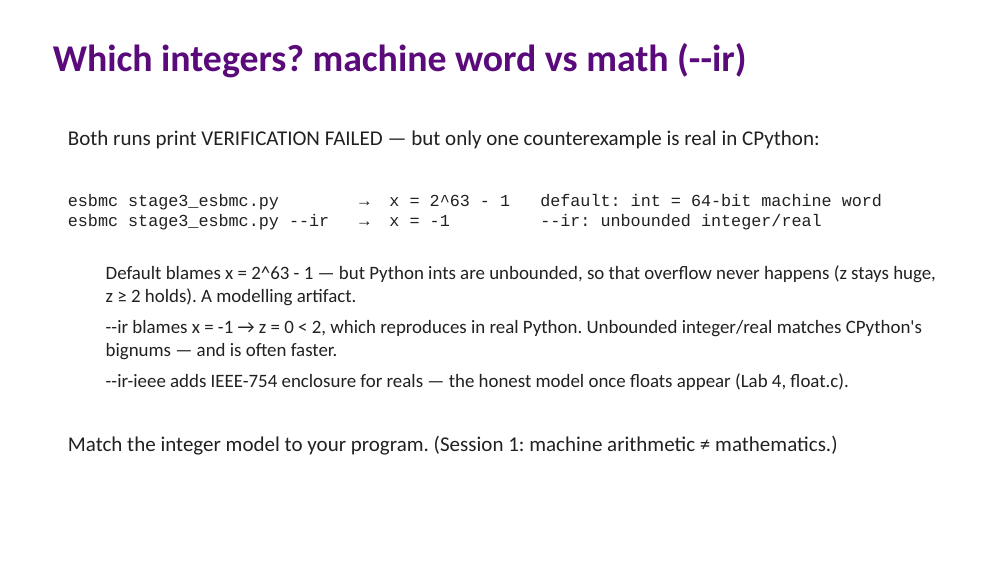
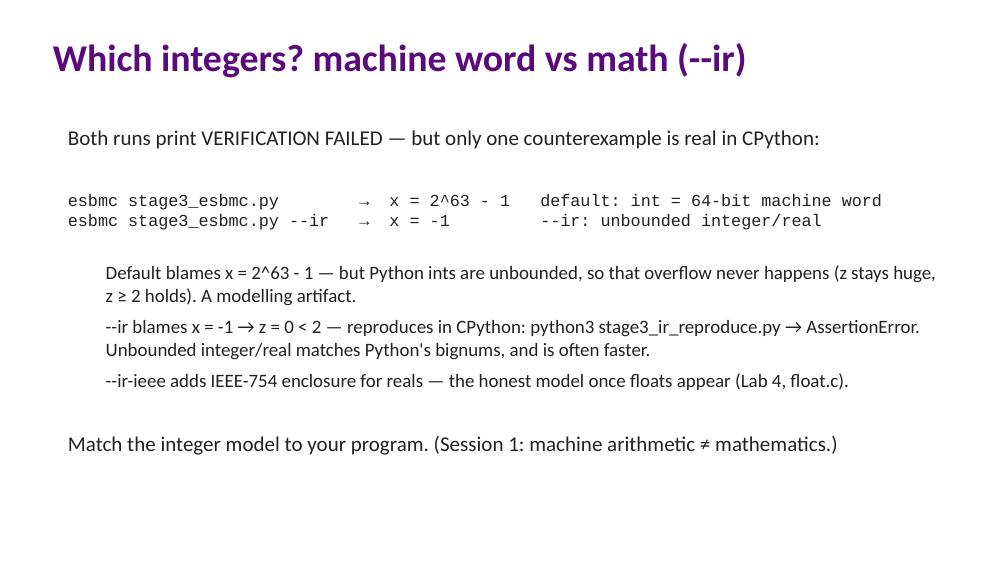
Before and after one commit to lucasccordeiro/unifei, a slide deck: slide 11 of slides/session2/01-session2-hands-on.pptx. Drawn at 1008x567 pixels with LibreOffice and Linux fonts; fonts in the diff are those of the drawing. Boxes give left, top, right and bottom in pixels: in the first picture for what was removed or moved away, otherwise in the second. Text is boxed around its words. In the diff, an @@ line names an element or a change of style, - is before the commit and + after.

Commit message:
Reference the --ir CPython reproducer on Session 2 slide 11
Point the machine-word-vs--ir slide at stage3_ir_reproduce.py so the
'reproduces in real Python' claim has a one-command proof on the slide.

```diff
--- a/slides/session2/01-session2-hands-on.pptx
+++ b/slides/session2/01-session2-hands-on.pptx
@@ text at [106,320,920,360]: text changed @@
-  --ir blames x = -1 → z = 0 < 2, which reproduces in real Python. Unbounded integer/real matches CPython's bignums — and is often faster.
+  --ir blames x = -1 → z = 0 < 2 — reproduces in CPython: python3 stage3_ir_reproduce.py → AssertionError. Unbounded integer/real matches Python's bignums, and is often faster.
```
Also in this commit, not shown: 2 other files.
